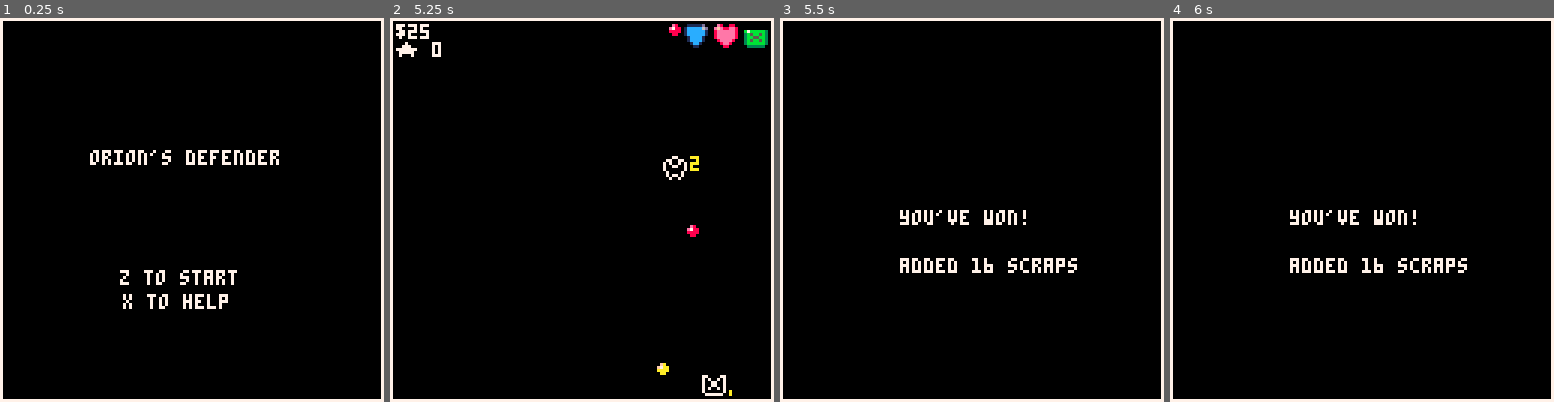
Above: before the commit, frames 1-4 (left to right).
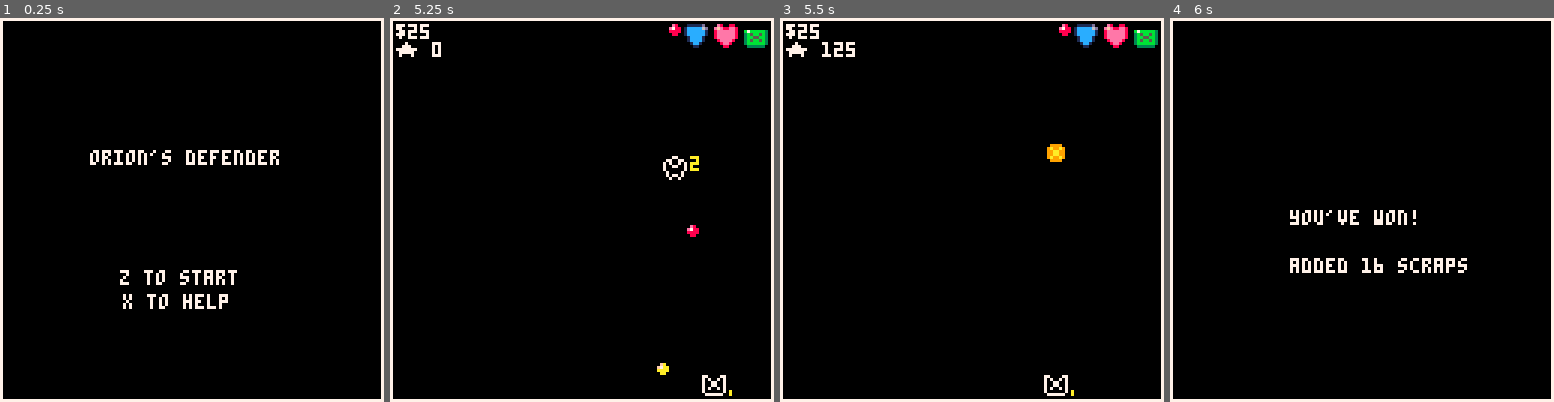
Above: after the commit, the same moments.

Repository: NinetiesPaul/Orion-s-Defender
Game: PICO-8 cartridge orionsdefender.p8
Same seed, same stepped clock (60 frames per second), same inputs: the game is played once before the commit and once after it.
Inputs:
- Up to frame 1 (0.25 s): no input
- Up to frame 2 (5.25 s): tap O (Z key) at 0.33, 0.7, 1.43, 2.22, 3.1, 3.98, 4.87 s; tap X (X key) at 1.07, 2.07, 2.4, 2.73, 3.07, 3.4, 3.73, 4.07, 4.4, 4.73, 5.07 s; hold Left 1.97-2.37 s; hold Down 2.42-2.82 s; hold Right 2.87-3.53 s; hold Up 3.58-4.08 s; hold Right 4.13-4.53 s; hold Down 4.58-5.08 s; hold Left from 5.13 s (still down)
- Up to frame 3 (5.5 s): keep holding Left; tap X (X key) at 5.4 s
- Up to frame 4 (6 s): tap X (X key) at 5.73 s; tap O (Z key) at 5.75 s; release Left at 5.8 s; hold Up from 5.85 s (still down)

Frames 1-2 are identical in both runs. In frame 3, 3.2% of the frame differs, in the area x 1-99%, y 1-99%; in frame 4, nothing differs.

Commit message:
improved end of battle

Diff:
--- a/orionsdefender.p8
+++ b/orionsdefender.p8
@@ -359,11 +359,11 @@
 		end
 		foreach(warnings, move_warning)
 
-		if (missile_mode) missile_ui()
+		missile_ui()
 		foreach(missiles, move_missile)
 		if missile_available == false then
 			missile_cooldown += 1
-			if missile_cooldown % 90 == 0 then
+			if missile_cooldown % 90 == 0 and count(enemies) > 0 then
 				missile_available = true
 				missile_cooldown = 0
 			end
@@ -546,7 +546,11 @@
 	end
 
 	if exp.stage == 8 then
-		del(explosions, explosion)
+		del(explosions, exp)
+	end
+
+	if count(explosions) == 0 and count(enemies) == 0 then
+		current_view = views[3]
 	end
 end
 
@@ -785,22 +789,24 @@
 end
 
 function missile_ui()
-	if (current_enemy_locked_on == null) current_enemy_locked_on = 1
-	last_enemy = count(enemies)
-
-	if btnp(2) then
-		enemies[current_enemy_locked_on].locked_on = false
-		current_enemy_locked_on += 1
-		if (current_enemy_locked_on > last_enemy) current_enemy_locked_on = 1
-	end
-
-	if btnp(3) then
-		enemies[current_enemy_locked_on].locked_on = false
-		current_enemy_locked_on -= 1
-		if (current_enemy_locked_on <= 0) current_enemy_locked_on = last_enemy
-	end
-
-	enemies[current_enemy_locked_on].locked_on = true
+	if missile_mode and missile_available then
+		if (current_enemy_locked_on == null) current_enemy_locked_on = 1
+		last_enemy = count(enemies)
+
+		if btnp(2) then
+			enemies[current_enemy_locked_on].locked_on = false
+			current_enemy_locked_on += 1
+			if (current_enemy_locked_on > last_enemy) current_enemy_locked_on = 1
+		end
+
+		if btnp(3) then
+			enemies[current_enemy_locked_on].locked_on = false
+			current_enemy_locked_on -= 1
+			if (current_enemy_locked_on <= 0) current_enemy_locked_on = last_enemy
+		end
+
+		enemies[current_enemy_locked_on].locked_on = true
+	end
 end
 
 function move_bullet(b)
@@ -858,10 +864,13 @@
 
 	score += e.score
 	battle_rewards += flr(10 + (e.reward * (difficulty/2)))
-	del(enemies,e)
 	create_explosion(e.x,e.y)
 	sfx(05)
-	if (count(enemies) == 0) current_view = views[3]
+	del(enemies,e)
+	if count(enemies) == 0 then
+		missile_available = false
+		missile_mode = false
+	end
 end
 
 function create_explosion(ex,ey)
@@ -1136,22 +1145,22 @@
 0001100000000000000000000000000000000000000000000009900009a99a909aaaaaa999aa9aa9900909999009009990000099000000000000000000000000
 000000000000000000000000008ee800001cc1003bbbbbb3000000000099990009aaaa9009999a90099909900990009009000090000000000000000000000000
 00000000000000000000000000088000000110000333333000000000000000000099990000999900000909000009090000090900000000000000000000000000
-00000000000000000000077777700000000000000000000000000033b00000000000000000000000000000000000000000000000000000000000000000000000
-000000000000000000077dd666d77000000999999999000000000033300000000000009999900000000000000000000000000000000000000000000000000000
-00f000000000f000007d66666666d7000090000000009000000b3333333300000000990000099000000000000000000000000000000000000000000000000000
-00a900000009a0000766666666666670009000000000900000b77bbbbbb730000009000000000900000000000000000000000000000000000000000000000000
-000a900000090000076666666666667000900099999990000037bbbbbbbb30000090009999900900000000000000000000000000000000000000000000000000
-0000a900009a000007d6066666606d700090090000000000003bb3333333b0000090099000099000000000000000000000000000000000000000000000000000
-00000a9009a0000007d6006666006d700090009999000000003bbb33330000000090000990000000000000000000000000000000000000000000000000000000
-0000009099000000007d08066080d7000090000000990000003bbbbbbb3300000009900009990000000000000000000000000000000000000000000000000000
-00000009900000000007d666666d7000000990000000900000033bbbbbbb30000000099000009000000000000000000000000000000000000000000000000000
-000000999000000000076660066670000000099990009000000003333bbb30000000000999000900000000000000000000000000000000000000000000000000
-000e0990099000000007766666677000000000000900900000b3333333bb30000009900000900900000000000000000000000000000000000000000000000000
-00002900009e0e0000076066660670000099999990009000003bbbbbbbb730000090099999000900000000000000000000000000000000000000000000000000
-000e20000002200000066707070660000090000000009000003bbbbbbb77b0000090000000009000000000000000000000000000000000000000000000000000
-00e2020000202e000007667070667000009000000000900000033333333b00000009900000990000000000000000000000000000000000000000000000000000
-00200000000002200000766666670000000999999999000000000033300000000000099999000000000000000000000000000000000000000000000000000000
-000000000000000000000777777000000000000000000000000000b3300000000000000000000000000000000000000000000000000000000000000000000000
+00000000000000000000077777700000000000337000000000000000000000000000000000000000000000000000000000000000000000000000000000000000
+000000000000000000077dd666d77000000000333000000000000000000000000000000000000000000000000000000000000000000000000000000000000000
+00f000000000f000007d66666666d700000b33333333000000000000000000000000000000000000000000000000000000000000000000000000000000000000
+00a900000009a000076666666666667000b77bbbbbb7300000000000000000000000000000000000000000000000000000000000000000000000000000000000
+000a90000009000007666666666666700037bbbbbbbb300000000000000000000000000000000000000000000000000000000000000000000000000000000000
+0000a900009a000007d6066666606d70003bb3333333b00000000000000000000000000000000000000000000000000000000000000000000000000000000000
+00000a9009a0000007d6006666006d70003bbb333300000000000000000000000000000000000000000000000000000000000000000000000000000000000000
+0000009099000000007d08066080d700003bbbbbbb33000000000000000000000000000000000000000000000000000000000000000000000000000000000000
+00000009900000000007d666666d700000033bbbbbbb300000000000000000000000000000000000000000000000000000000000000000000000000000000000
+00000099900000000007666006667000000003333bbb300000000000000000000000000000000000000000000000000000000000000000000000000000000000
+000e099009900000000776666667700000b3333333bb300000000000000000000000000000000000000000000000000000000000000000000000000000000000
+00002900009e0e000007606666067000003bbbbbbbb7300000000000000000000000000000000000000000000000000000000000000000000000000000000000
+000e2000000220000006670707066000003bbbbbbb77b00000000000000000000000000000000000000000000000000000000000000000000000000000000000
+00e2020000202e00000766707066700000033333333b000000000000000000000000000000000000000000000000000000000000000000000000000000000000
+00200000000002200000766666670000000000b33000000000000000000000000000000000000000000000000000000000000000000000000000000000000000
+000000000000000000000777777000000000007b3000000000000000000000000000000000000000000000000000000000000000000000000000000000000000
 
 
 
